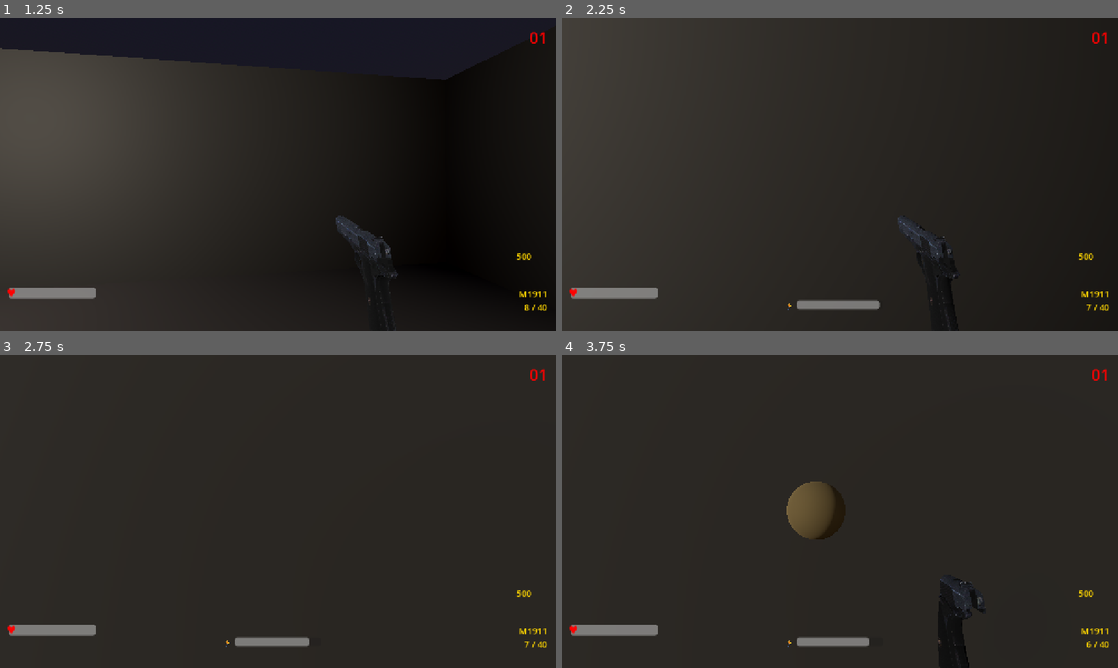
Above: before the commit, frames 1-4 (two rows, left to right).
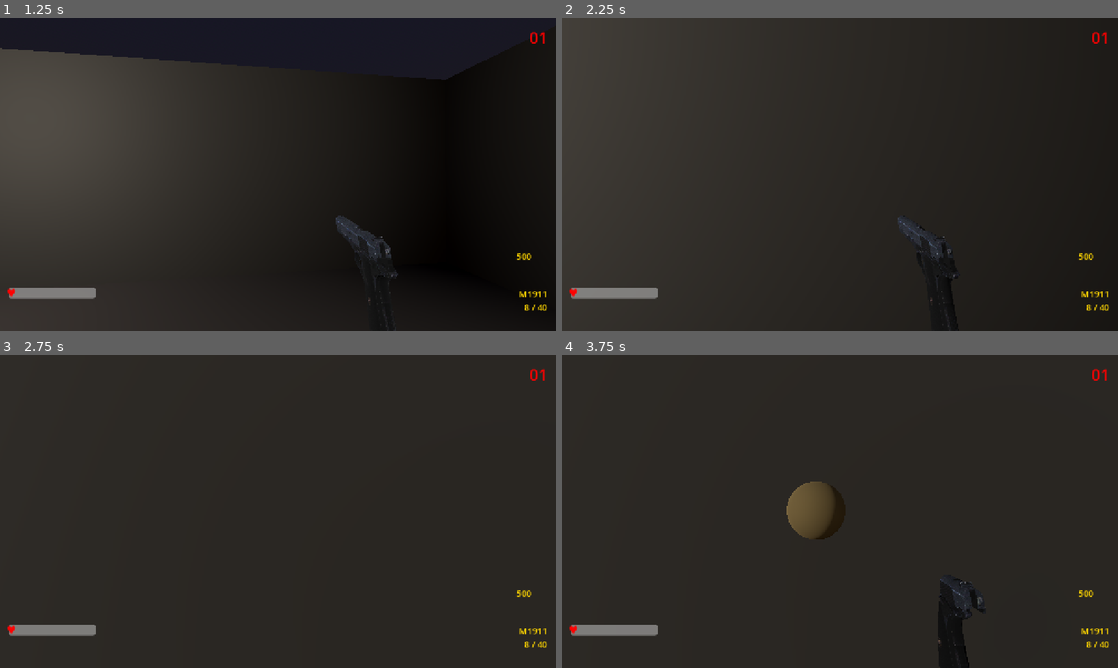
Above: after the commit, the same moments.

Repository: MisterrTurtle209/turtle-zombies-godot
Game: Godot game, scene res://scenes/Main.tscn
Same seed, same stepped clock (60 frames per second), same inputs: the game is played once before the commit and once after it.
Inputs (mouse positions are in pixels of both pictures, inside the frame that each line leads up to):
- Up to frame 1 (1.25 s): tap Enter at 0.5 s; move the mouse to (305, 174) at 0.52 s; hold W (move_forward) from 0.53 s (still down); hold C (crouch) from 0.53 s (still down)
- Up to frame 2 (2.25 s): keep holding W (move_forward); move the mouse to (812, 174) at 1.27 s; release C (crouch) at 1.28 s; click (812, 174) at 1.35 s; move the mouse to (851, 168) at 2.02 s; hold Shift (sprint) from 2.03 s (still down)
- Up to frame 3 (2.75 s): keep holding W (move_forward); keep holding Shift (sprint)
- Up to frame 4 (3.75 s): keep holding W (move_forward); move the mouse to (834, 517) at 2.77 s; release Shift (sprint) at 2.78 s; tap C (crouch) at 2.85 s; tap Space at 3.5 s; move the mouse to (878, 514) at 3.52 s; click (878, 514) at 3.6 s

Frame 1 is identical in both runs. In frame 2, 0.5% of the frame differs, in the area x 40-96%, y 90-94%; in frame 3, 0.5%; in frame 4, 0.4%.

Commit message:
refactor: replace brittle absolute HUD path and parent-chain walk with @export + owning_player (Phase 1)

Diff:
--- a/turtle-zombies-godot/scenes/Main.tscn
+++ b/turtle-zombies-godot/scenes/Main.tscn
@@ -147,6 +147,7 @@
 
 [node name="Player" parent="." unique_id=1888445051 instance=ExtResource("2")]
 transform = Transform3D(1, 0, 0, 0, 1, 0, 0, 0, 1, 1, 1.68, 0)
+hud = NodePath("../HUD")
 
 [node name="HUD" type="Control" parent="." unique_id=522721540]
 layout_mode = 3
--- a/turtle-zombies-godot/scripts/Player.gd
+++ b/turtle-zombies-godot/scripts/Player.gd
@@ -36,7 +36,10 @@
 # References
 @onready var weapon_holder: Node3D = $Camera3D/WeaponHolder
 @onready var weapon: Weapon = $Camera3D/WeaponHolder/M1911
-@onready var hud = get_node("/root/Main/HUD")
+
+# HUD reference is wired in the scene (Main.tscn -> Player instance).
+# This replaces the previous brittle absolute path get_node("/root/Main/HUD").
+@export var hud: Control
 
 # Future-proof: support for multiple weapons
 var current_weapon: Weapon = null
@@ -55,8 +58,12 @@
 	if weapon:
 		current_weapon = weapon
 		weapon.ammo_changed.connect(_on_weapon_ammo_changed)
+		weapon.owning_player = self   # Clean reference for bob/sway (avoids parent walking)
 		# Initial HUD update
 		_on_weapon_ammo_changed(weapon.current_ammo, weapon.reserve_ammo, weapon.weapon_name)
+
+	if not hud:
+		push_warning("Player HUD reference not set (assign the HUD node to the exported 'Hud' property on the Player instance in Main.tscn)")
 
 func _input(event):
 	if event is InputEventMouseMotion and Input.get_mouse_mode() == Input.MOUSE_MODE_CAPTURED:
--- a/turtle-zombies-godot/scripts/Weapon.gd
+++ b/turtle-zombies-godot/scripts/Weapon.gd
@@ -85,6 +85,10 @@
 var slide: Node3D = null
 var slide_original_y: float = 0.0   # Stores the correct resting position of the slide
 var hammer_pivot: Node3D = null
+
+# Set by the owning Player in its _ready.
+# Replaces the previous fragile get_parent().get_parent().get_parent() walk.
+var owning_player: CharacterBody3D = null
 
 # =============================================================================
 # RECOIL SYSTEM
@@ -311,13 +315,12 @@
 	if not main_camera:
 		return
 
-	var player = get_parent().get_parent().get_parent()  # WeaponHolder → Camera3D → Player
-	if not player or not player is CharacterBody3D:
+	if not owning_player:
 		return
 
-	var velocity = player.velocity
+	var velocity = owning_player.velocity
 	var speed = velocity.length()
-	var is_moving = speed > 0.5 and player.is_on_floor()
+	var is_moving = speed > 0.5 and owning_player.is_on_floor()
 
 	# === BOBBING ===
 	var bob_offset = 0.0
